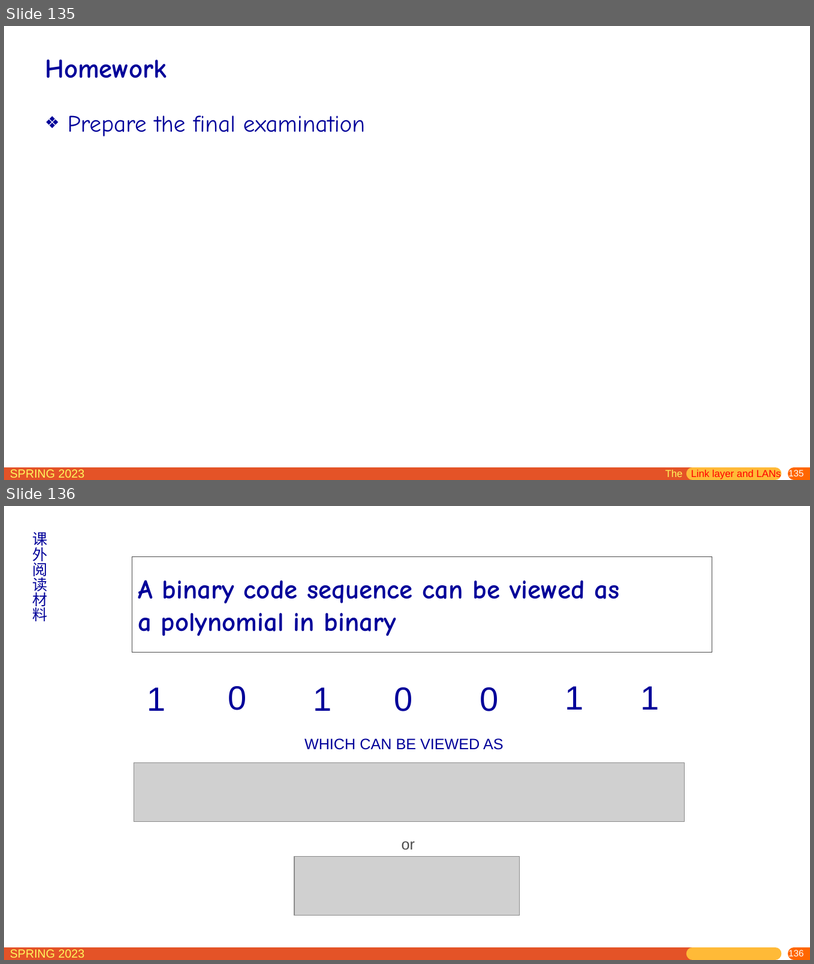
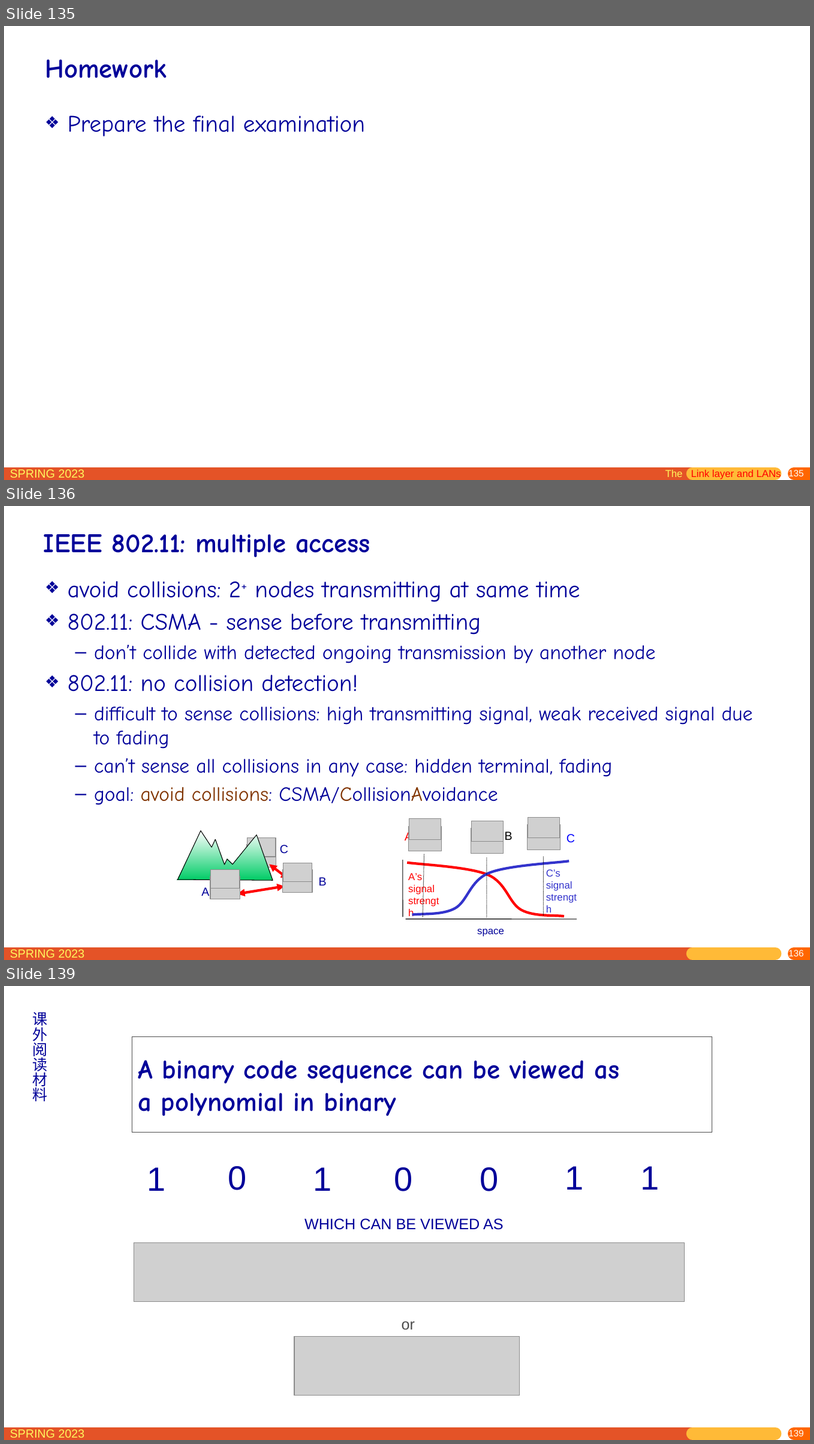
Before and after one commit to network-whu/slides, a slide deck: pptx/chapter6.pptx. Shown one above the other, each under a label of ours: slides 135 and 136 before the commit, slides 135, 136 and 139 after it; the slides between them are not shown. The pictures are 814x964 and 814x1444 pixels, drawn with LibreOffice and Linux fonts; fonts in the diff are those of the drawing; grey boxes stand for pictures. Boxes give left, top, right and bottom in pixels: in the first picture for what was removed or moved away, otherwise in the second. Text is boxed around its words. In the diff, an @@ line names an element or a change of style, - is before the commit and + after.

```diff
--- a/pptx/chapter6.pptx
+++ b/pptx/chapter6.pptx
@@ slide 136 added at <box>4,506,810,960</box>, background #FFFFFF; not listed: 5 template elements that a slide beside it also shows @@
@@ title added at <box>44,534,371,557</box>, 32 pt, text #000099, bold @@
+IEEE 802.11: multiple access
@@ text added at <box>68,581,753,805</box>, 24 pt, text #000099 @@
+❖ avoid collisions: 2+ nodes transmitting at same time
+❖ 802.11: CSMA - sense before transmitting
+  – don’t collide with detected ongoing transmission by another node
+❖ 802.11: no collision detection!
+  – difficult to sense collisions: high transmitting signal, weak received signal due to fading
+  – can’t sense all collisions in any case: hidden terminal, fading
+  – goal: avoid collisions: CSMA/CollisionAvoidance
@@ group added at <box>403,817,577,919</box>: 6 pictures, 5 texts, 5 lines, 2 freeform shapes @@
+A
+B
+C
+A’s signal
+strength
+C’s signal
+strength
@@ group added at <box>177,830,327,898</box>: 6 pictures, 3 texts, 2 double arrows, 1 freeform shape @@
+A
+B
+C
@@ text added at <box>477,928,504,936</box>, 12 pt, text #000099 @@
+space
@@ what was slide 136 is now slide 139 @@
@@ page number at <box>789,1428,804,1438</box>: text changed @@
-136
+139
```
Also in this commit, not shown: 1 slide changed, 2 other slides added.
